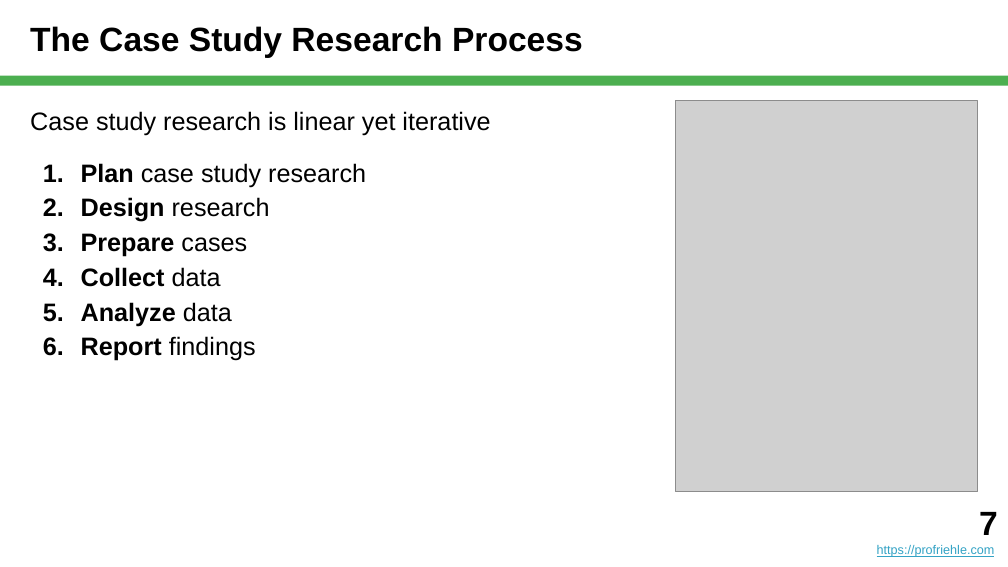
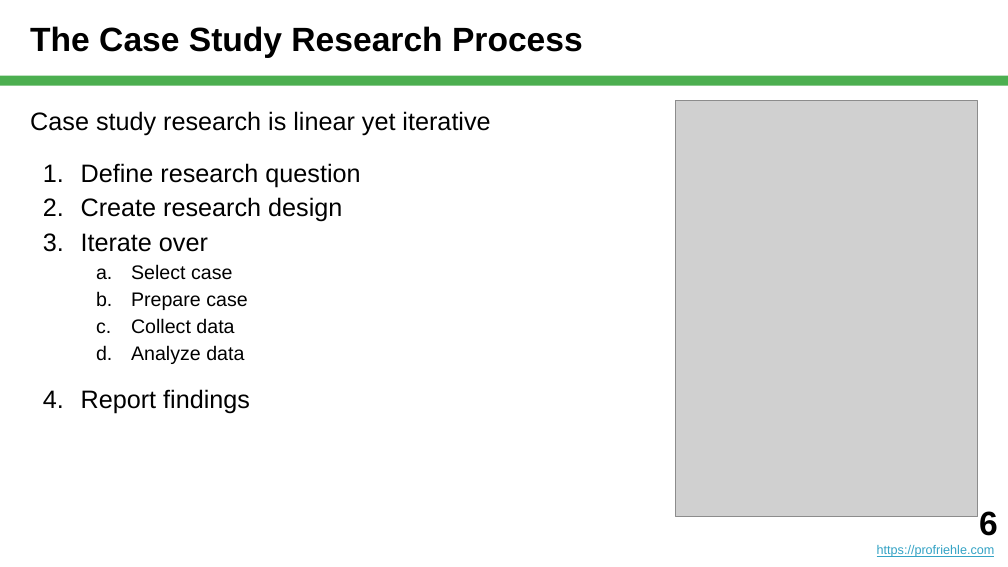
Before and after one commit to dirkriehle/nyt-course, a slide deck: slide 6 of Lecture slides/NYT C05 - Case Study Research.pptx (slide 7 before the commit). Drawn at 1008x567 pixels with LibreOffice and Linux fonts; fonts in the diff are those of the drawing; grey boxes stand for pictures. Boxes give left, top, right and bottom in pixels: in the first picture for what was removed or moved away, otherwise in the second. Text is boxed around its words. In the diff, an @@ line names an element or a change of style, - is before the commit and + after.

```diff
--- a/Lecture slides/NYT C05 - Case Study Research.pptx
+++ b/Lecture slides/NYT C05 - Case Study Research.pptx
@@ picture: place and size @@
-picture at [675,101,978,492]
+picture at [675,101,978,517]
@@ text at [81,163,360,310]: text changed @@
-1. Plan case study research
-2. Design research
-3. Prepare cases
+1. Define research question
+2. Create research design
+3. Iterate over
+  a. Select case
+  b. Prepare case
@@ text at [81,318,250,414]: size 18 to 14 pt in "Collect data", "Analyze data"; bold off in "Collect", "Analyze", "Report"; bullet 1. to a.; list level 1 to 2 in "Collect data"; list level 1 to 2 in "Analyze data"; more space between paragraphs @@
@@ text at [979,511,998,536]: text changed @@
-7
+6
```
Also in this commit, not shown: 14 other slides changed, 21 slides added, 16 slides removed, 14 other files.
